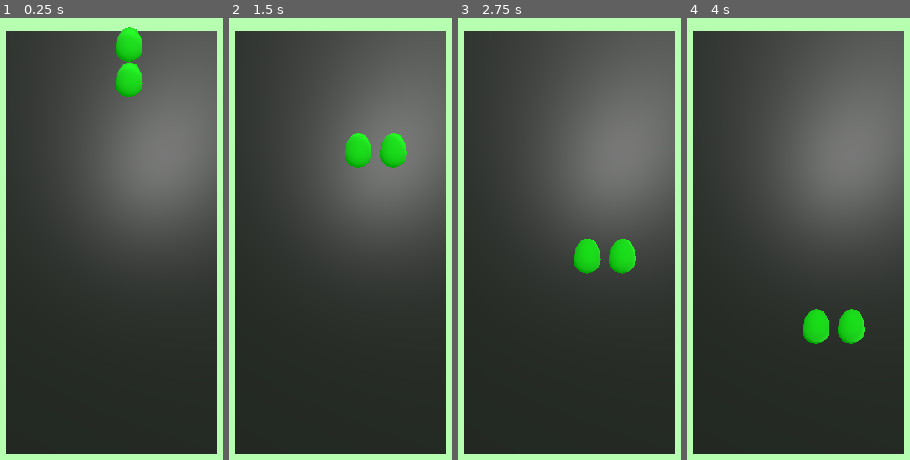
Above: before the commit, frames 1-4 (left to right).
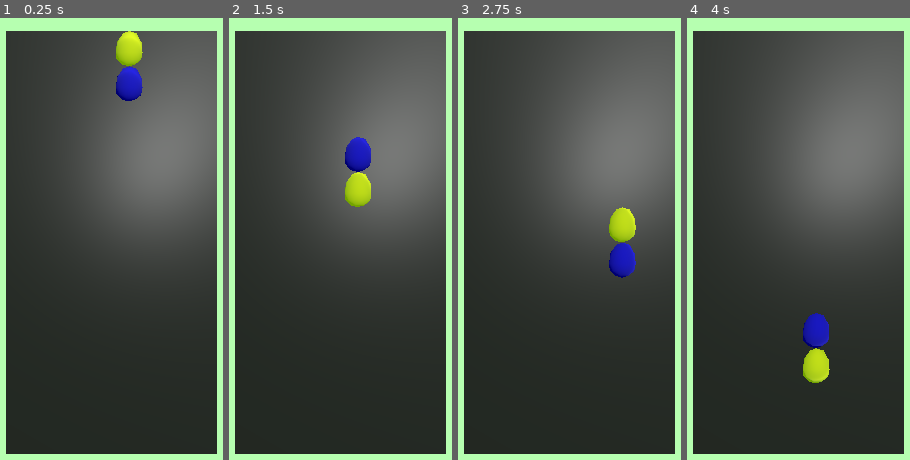
Above: after the commit, the same moments.

Repository: levidsmith/EasterEggCrash
Game: Godot game, scene res://scenes/game.tscn
Same seed, same stepped clock (60 frames per second), same inputs: the game is played once before the commit and once after it. Before the commit the project starts from res://game.tscn.
Inputs:
- Up to frame 1 (0.25 s): no input
- Up to frame 2 (1.5 s): tap Enter at 0.5 s; hold Right (right) 0.53-1.28 s; tap Space (rotate) at 0.6, 1.35 s; hold Left (left) from 1.28 s (still down)
- Up to frame 3 (2.75 s): tap Space (rotate) at 2, 2.1 s; release Left (left) at 2.03 s; hold Right (right) from 2.03 s (still down)
- Up to frame 4 (4 s): tap Space (rotate) at 2.85, 3.6 s; tap Enter at 3.5 s; release Right (right) at 3.53 s; hold Left (left) from 3.53 s (still down)

The runs differ from the first frame. In frame 1, 1.7% of the frame differs, in the area x 52-65%, y 2-19%; in frame 2, 2.3%, in the area x 52-80%, y 26-43%; in frame 3, 2.3%; in frame 4, 2.3%.

Commit message:
Knox Game Jam 2026 - diamond models added

Diff:
--- a/egg.tscn
+++ /dev/null
@@ -1,22 +0,0 @@
-[gd_scene format=3 uid="uid://cu4ypxynns3w5"]
-
-[ext_resource type="Script" uid="uid://c8mchsebwpwph" path="res://models/egg.gd" id="2_60cwx"]
-[ext_resource type="PackedScene" uid="uid://evgprsb78eo" path="res://egg_red.tscn" id="2_gtrp8"]
-[ext_resource type="PackedScene" uid="uid://bmkpgyi2r6smp" path="res://egg_green.tscn" id="3_4lxc0"]
-[ext_resource type="PackedScene" uid="uid://meb3e5h5w54i" path="res://egg_yellow.tscn" id="4_wdad3"]
-[ext_resource type="PackedScene" uid="uid://cdr5ighfnihde" path="res://egg_blue.tscn" id="5_2epbb"]
-
-[node name="Node3D" type="Node3D" unique_id=1765399871]
-script = ExtResource("2_60cwx")
-
-[node name="egg_red" parent="." unique_id=2046417561 instance=ExtResource("2_gtrp8")]
-visible = false
-
-[node name="egg_green" parent="." unique_id=859363608 instance=ExtResource("3_4lxc0")]
-visible = false
-
-[node name="egg_yellow" parent="." unique_id=362704809 instance=ExtResource("4_wdad3")]
-visible = false
-
-[node name="egg_blue" parent="." unique_id=857013232 instance=ExtResource("5_2epbb")]
-visible = false
--- a/project.godot
+++ b/project.godot
@@ -31,6 +31,7 @@
 rotate={
 "deadzone": 0.2,
 "events": [Object(InputEventKey,"resource_local_to_scene":false,"resource_name":"","device":0,"window_id":0,"alt_presse …(189 unchanged characters)…
+, Object(InputEventKey,"resource_local_to_scene":false,"resource_name":"","device":0,"window_id":0,"alt_pressed":false,"shift_pressed":false,"ctrl_pressed":false,"meta_pressed":false,"pressed":false,"keycode":0,"physical_keycode":4194320,"key_label":0,"unicode":0,"location":0,"echo":false,"script":null)
 ]
 }
 
--- /dev/null
+++ b/scenes/diamond_blue.tscn
@@ -0,0 +1,11 @@
+[gd_scene format=3 uid="uid://duwq6iipmds07"]
+
+[ext_resource type="PackedScene" uid="uid://cfd5g5qem2ju6" path="res://models/crash.glb" id="1_xg16c"]
+
+[sub_resource type="StandardMaterial3D" id="StandardMaterial3D_jldf0"]
+albedo_color = Color(0, 0, 0.64, 1)
+
+[node name="crash" unique_id=1250354382 instance=ExtResource("1_xg16c")]
+
+[node name="Diamond" parent="." index="0" unique_id=817949835]
+surface_material_override/0 = SubResource("StandardMaterial3D_jldf0")
--- /dev/null
+++ b/scenes/diamond_green.tscn
@@ -0,0 +1,11 @@
+[gd_scene format=3 uid="uid://c4k0n2duosr7p"]
+
+[ext_resource type="PackedScene" uid="uid://cfd5g5qem2ju6" path="res://models/crash.glb" id="1_vf15w"]
+
+[sub_resource type="StandardMaterial3D" id="StandardMaterial3D_jldf0"]
+albedo_color = Color(0, 0.64, 0, 1)
+
+[node name="crash" unique_id=1250354382 instance=ExtResource("1_vf15w")]
+
+[node name="Diamond" parent="." index="0" unique_id=817949835]
+surface_material_override/0 = SubResource("StandardMaterial3D_jldf0")
--- /dev/null
+++ b/scenes/diamond_red.tscn
@@ -0,0 +1,11 @@
+[gd_scene format=3 uid="uid://y1l4gdphej3i"]
+
+[ext_resource type="PackedScene" uid="uid://cfd5g5qem2ju6" path="res://models/crash.glb" id="1_ya7dy"]
+
+[sub_resource type="StandardMaterial3D" id="StandardMaterial3D_jldf0"]
+albedo_color = Color(0.64, 0, 0, 1)
+
+[node name="crash" unique_id=1250354382 instance=ExtResource("1_ya7dy")]
+
+[node name="Diamond" parent="." index="0" unique_id=817949835]
+surface_material_override/0 = SubResource("StandardMaterial3D_jldf0")
--- /dev/null
+++ b/scenes/diamond_yellow.tscn
@@ -0,0 +1,11 @@
+[gd_scene format=3 uid="uid://b0ya5euqwdidc"]
+
+[ext_resource type="PackedScene" uid="uid://cfd5g5qem2ju6" path="res://models/crash.glb" id="1_608oa"]
+
+[sub_resource type="StandardMaterial3D" id="StandardMaterial3D_jldf0"]
+albedo_color = Color(0.64, 0.64, 0, 1)
+
+[node name="crash" unique_id=1250354382 instance=ExtResource("1_608oa")]
+
+[node name="Diamond" parent="." index="0" unique_id=817949835]
+surface_material_override/0 = SubResource("StandardMaterial3D_jldf0")
--- /dev/null
+++ b/scenes/egg.tscn
@@ -0,0 +1,38 @@
+[gd_scene format=3 uid="uid://cu4ypxynns3w5"]
+
+[ext_resource type="Script" uid="uid://c8mchsebwpwph" path="res://scripts/egg.gd" id="2_60cwx"]
+[ext_resource type="PackedScene" uid="uid://evgprsb78eo" path="res://scenes/egg_red.tscn" id="2_gtrp8"]
+[ext_resource type="PackedScene" uid="uid://bmkpgyi2r6smp" path="res://scenes/egg_green.tscn" id="3_4lxc0"]
+[ext_resource type="PackedScene" uid="uid://meb3e5h5w54i" path="res://scenes/egg_yellow.tscn" id="4_wdad3"]
+[ext_resource type="PackedScene" uid="uid://cdr5ighfnihde" path="res://scenes/egg_blue.tscn" id="5_2epbb"]
+[ext_resource type="PackedScene" uid="uid://y1l4gdphej3i" path="res://scenes/diamond_red.tscn" id="6_rh556"]
+[ext_resource type="PackedScene" uid="uid://c4k0n2duosr7p" path="res://scenes/diamond_green.tscn" id="7_xb3ay"]
+[ext_resource type="PackedScene" uid="uid://b0ya5euqwdidc" path="res://scenes/diamond_yellow.tscn" id="8_ic2vr"]
+[ext_resource type="PackedScene" uid="uid://duwq6iipmds07" path="res://scenes/diamond_blue.tscn" id="9_42deq"]
+
+[node name="Node3D" type="Node3D" unique_id=1765399871]
+script = ExtResource("2_60cwx")
+
+[node name="egg_red" parent="." unique_id=2046417561 instance=ExtResource("2_gtrp8")]
+visible = false
+
+[node name="egg_green" parent="." unique_id=859363608 instance=ExtResource("3_4lxc0")]
+visible = false
+
+[node name="egg_yellow" parent="." unique_id=362704809 instance=ExtResource("4_wdad3")]
+visible = false
+
+[node name="egg_blue" parent="." unique_id=857013232 instance=ExtResource("5_2epbb")]
+visible = false
+
+[node name="diamond_red" parent="." unique_id=1250354382 instance=ExtResource("6_rh556")]
+visible = false
+
+[node name="diamond_green" parent="." unique_id=1985690233 instance=ExtResource("7_xb3ay")]
+visible = false
+
+[node name="diamond_yellow" parent="." unique_id=1635607318 instance=ExtResource("8_ic2vr")]
+visible = false
+
+[node name="diamond_blue" parent="." unique_id=1785707209 instance=ExtResource("9_42deq")]
+visible = false
--- a/game.tscn
+++ b/scenes/game.tscn
@@ -1,7 +1,7 @@
 [gd_scene format=3 uid="uid://mlkrfwu4nqng"]
 
-[ext_resource type="Script" uid="uid://bwf10ussfe66m" path="res://gamemanager.gd" id="1_80nbo"]
-[ext_resource type="PackedScene" uid="uid://cjte2avqv4hp" path="res://models/background.glb" id="2_e2o6t"]
+[ext_resource type="Script" uid="uid://bwf10ussfe66m" path="res://scripts/gamemanager.gd" id="1_yqjtg"]
+[ext_resource type="PackedScene" uid="uid://cjte2avqv4hp" path="res://models/background.glb" id="2_lnu2h"]
 
 [sub_resource type="Environment" id="Environment_e2o6t"]
 background_mode = 1
@@ -22,7 +22,7 @@
 light_energy = 0.966
 
 [node name="Node3D" type="Node3D" parent="." unique_id=1208417427]
-script = ExtResource("1_80nbo")
+script = ExtResource("1_yqjtg")
 
-[node name="background" parent="." unique_id=155580815 instance=ExtResource("2_e2o6t")]
+[node name="background" parent="." unique_id=155580815 instance=ExtResource("2_lnu2h")]
 transform = Transform3D(1, 0, 0, 0, 1, 0, 0, 0, 1, 3, 0, 0)
--- a/models/egg.gd
+++ b/scripts/egg.gd
@@ -3,6 +3,7 @@
 var row
 var col
 var color
+var isCrash
 
 # Called when the node enters the scene tree for the first time.
 func _ready() -> void:
@@ -21,16 +22,35 @@
 	var egg_yellow = get_node("./egg_yellow")
 	var egg_blue = get_node("./egg_blue")
 
-	match c:
-		1:
-			egg_red.visible = true
-		2:
-			egg_green.visible = true
-		3:
-			egg_yellow.visible = true
-		4:
-			egg_blue.visible = true
+	var diamond_red = get_node("./diamond_red")
+	var diamond_green = get_node("./diamond_green")
+	var diamond_yellow = get_node("./diamond_yellow")
+	var diamond_blue = get_node("./diamond_blue")
 
+	if isCrash:
+		match c:
+			1:
+				diamond_red.visible = true
+			2:
+				diamond_green.visible = true
+			3:
+				diamond_yellow.visible = true
+			4:
+				diamond_blue.visible = true
+	else:
+		match c:
+			1:
+				egg_red.visible = true
+			2:
+				egg_green.visible = true
+			3:
+				egg_yellow.visible = true
+			4:
+				egg_blue.visible = true
+
+
+func setCrash(b):
+	isCrash = b
 
 func setCell(new_col: int, new_row: int):
 	row = new_row
--- a/gamemanager.gd
+++ b/scripts/gamemanager.gd
@@ -2,7 +2,7 @@
 
 var drop_countdown = 0.0
 var drop_countdown_max = .5
-var packed_egg = preload("res://egg.tscn")
+var packed_egg = preload("res://scenes/egg.tscn")
 
 var egg1
 var egg2
@@ -76,7 +76,7 @@
 				next_row = egg1.row
 				next_col = egg1.col - 1
 
-		if next_row >= 0 and next_row < BOARD_ROWS - 1 and next_col >= 0 and next_col < BOARD_COLS - 1:
+		if next_row >= 0 and next_row < BOARD_ROWS  and next_col >= 0 and next_col < BOARD_COLS:
 			egg2.row = next_row
 			egg2.col = next_col
 
@@ -113,9 +113,18 @@
 	add_child(egg1)
 	add_child(egg2)
 
+	var iRand
+	iRand = randi() % 5
+	if iRand == 0:
+		egg1.setCrash(true)
+
+	iRand = randi() % 5
+	if iRand == 0:
+		egg2.setCrash(true)
+
+
 	egg1.setEggColor(randi() % 4 + 1)
 	egg2.setEggColor(randi() % 4 + 1)
 
 	egg1.setCell(3, 11)
-
 	egg2.setCell(3, 12)
Not shown, added: models/crash.blend.import
Binary file added: models/crash.glb
Not shown, added: models/crash.glb.import
Binary file changed: models/egg.glb
Renamed: egg_blue.tscn -> scenes/egg_blue.tscn
Renamed: egg_green.tscn -> scenes/egg_green.tscn
Renamed: egg_red.tscn -> scenes/egg_red.tscn
Renamed: egg_yellow.tscn -> scenes/egg_yellow.tscn
Renamed: models/egg.gd.uid -> scripts/egg.gd.uid
Renamed: gamemanager.gd.uid -> scripts/gamemanager.gd.uid
Not shown, added: models/crash.blend
Not shown, added: models/crash.blend1
(and 3 more such lines)
